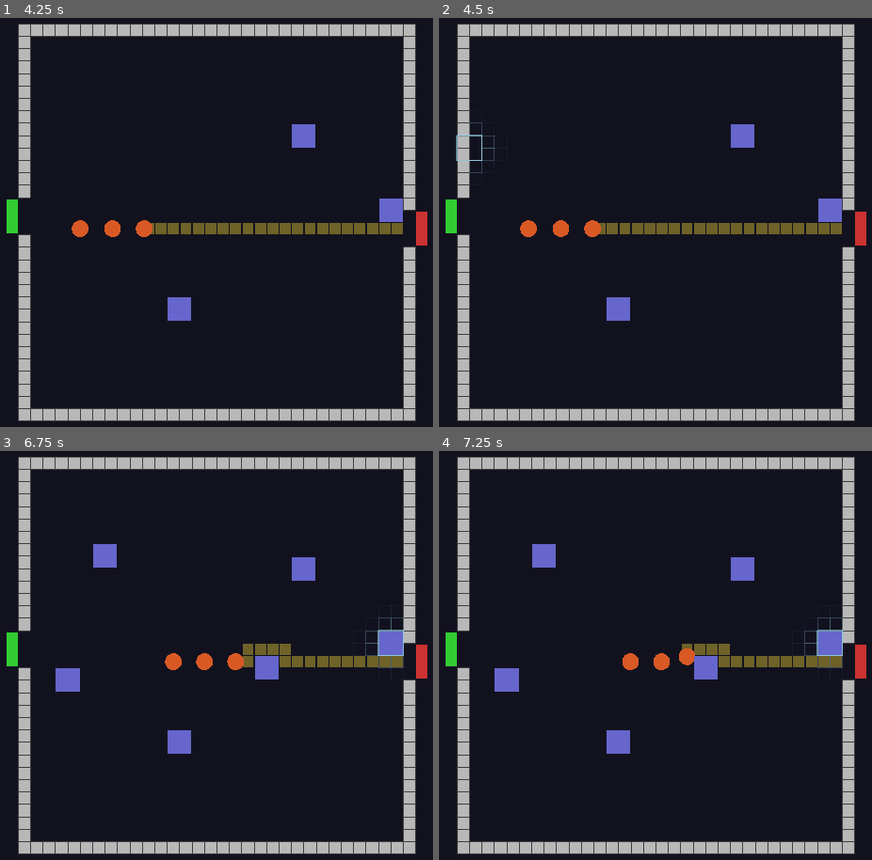
Above: before the commit, frames 1-4 (two rows, left to right).
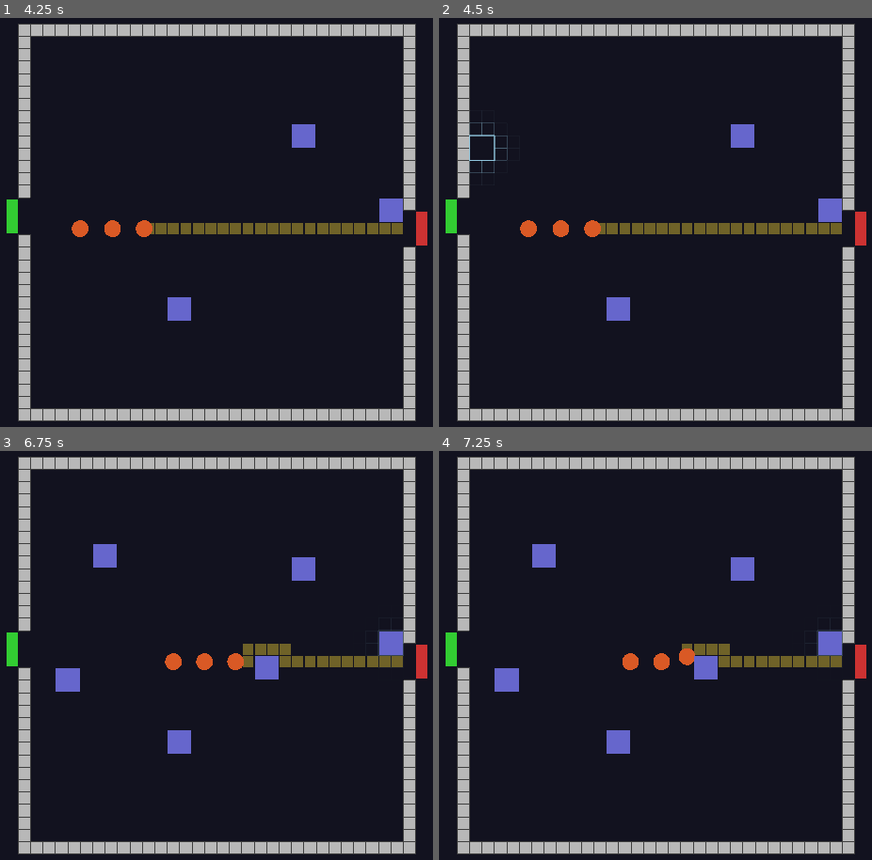
Above: after the commit, the same moments.

Repository: TimGoergen/critter-quitters
Game: Godot game, scene res://Main.tscn
Two runs of this game, one before a commit and one after it. Both use one fixed random seed, a clock stepped at 60 frames per second and the inputs below.
Inputs (mouse positions are in pixels of both pictures, inside the frame that each line leads up to):
- Up to frame 1 (4.25 s): move the mouse to (381, 202) at 0.52 s; click (381, 202) at 0.67 s; tap Enter at 1.25 s; drag from (64, 242) to (177, 308) at 1.27 s; move the mouse to (290, 128) at 2.02 s; click (290, 128) at 2.17 s; tap Space at 2.75 s; drag from (177, 308) to (outside the picture) at 2.77 s; move the mouse to (outside the picture) at 3.52 s; click (outside the picture) at 3.67 s
- Up to frame 2 (4.5 s): drag from (outside the picture) to (542, 116) at 4.27 s
- Up to frame 3 (6.75 s): move the mouse to (255, 655) at 5.02 s; click (255, 655) at 5.17 s; drag from (103, 549) to (64, 675) at 5.77 s; move the mouse to (381, 635) at 6.52 s; click (381, 635) at 6.67 s
- Up to frame 4 (7.25 s): no input

Frame 1 is identical in both runs. In frame 2, 0.2% of the frame differs, in the area x 3-16%, y 25-38%; in frame 3, 0.2%; in frame 4, 0.2%.

Commit message:
change arena placement locations

Diff:
--- a/game/arena/Arena.gd
+++ b/game/arena/Arena.gd
@@ -176,7 +176,7 @@
 					_clear_preview()
 					if _grid.is_in_bounds(cell):
 						_start_multi_placement(cell)
-				elif not _multi_placing and _is_in_approach_zone(cell):
+				elif not _multi_placing and _is_in_arena(cell):
 					_start_placement(cell)
 			else:
 				if _multi_placing:
@@ -207,7 +207,7 @@
 func _finish_placement(cell: Vector2i) -> void:
 	_pressing = false
 	_clear_preview()
-	if _is_in_approach_zone(cell):
+	if _is_in_arena(cell):
 		_try_place_trap(cell)
 
 
@@ -303,7 +303,6 @@
 			return
 
 	if not _can_place_at(cells):
-		print("Placement rejected: would block all paths at ", anchor)
 		return
 
 	for cell in cells:
@@ -334,7 +333,6 @@
 	var ent_x := GameState.entrance_cell.x
 	var ex_x  := GameState.exit_cell.x
 
-	# Collect entrance and exit rows that would still be open after placement.
 	var open_ent: Array[Vector2i] = []
 	for row in _entrance_rows:
 		var c := Vector2i(ent_x, row)
@@ -342,7 +340,7 @@
 			open_ent.append(c)
 
 	if open_ent.is_empty():
-		return false  # would seal the entire entrance gap
+		return false
 
 	var ex_rows := [GameState.exit_cell.y - 1, GameState.exit_cell.y, GameState.exit_cell.y + 1]
 	var open_ex: Array[Vector2i] = []
@@ -352,9 +350,8 @@
 			open_ex.append(c)
 
 	if open_ex.is_empty():
-		return false  # would seal the entire exit gap
-
-	# At least one entrance→exit pair must still be reachable.
+		return false
+
 	for ent in open_ent:
 		for ex in open_ex:
 			if _pathfinder.can_reach(ent, ex, cells):
@@ -562,51 +559,68 @@
 	)
 
 
-## Returns true when a cell is inside the grid or in the left/right wall approach
-## strips (where enemies spawn and despawn). Clicks in these strips snap to the
-## nearest in-bounds anchor via _clamp_to_anchor, enabling placement in the
-## entrance and exit wall gaps from either side.
-func _is_in_approach_zone(cell: Vector2i) -> bool:
-	if cell.y < 0 or cell.y >= Grid.GRID_SIZE:
-		return false
-	if cell.x < _spawn_cell.x or cell.x > _despawn_cell.x:
-		return false
-	return true
+
+
+## Returns true when a cell is within the arena, defined as the 30x30 floor
+## plus the 1-cell-wide wall border surrounding it (x: -1..30, y: -1..30).
+## Cells beyond that boundary are outside the arena entirely.
+func _is_in_arena(cell: Vector2i) -> bool:
+	return cell.x >= -1 and cell.x <= Grid.GRID_SIZE \
+		and cell.y >= -1 and cell.y <= Grid.GRID_SIZE
 
 
 ## Rebuilds the grid glow mesh for the current hover cell.
 ## Each cell's alpha is derived from its Manhattan distance to the nearest
 ## cell in the 2x2 footprint — cells right against the trap are brightest,
 ## fading smoothly outward for up to MAX_GLOW_DIST cells.
+##
+## The reticle always draws at the clamped anchor — the same position that
+## placement will use if the player clicks now — so the visual is always
+## consistent with what will happen.
+##
+## Visibility rules:
+##   Cursor outside the arena border (x/y beyond ±1 of grid edge) → hidden
+##   Footprint contains a TRAP or OBSTACLE                         → 20% opacity
+##   Footprint is clear (EMPTY / ENTRANCE / EXIT only)             → 100% opacity
 func _update_grid_highlight() -> void:
-	if not _is_in_approach_zone(_hover_cell):
+	if not _is_in_arena(_hover_cell):
 		_grid_highlight.mesh = null
 		return
 
+	var anchor := _clamp_to_anchor(_hover_cell)
+
+	var blocked := false
+	for dr in range(2):
+		if blocked:
+			break
+		for dc in range(2):
+			var s := _grid.get_cell(Vector2i(anchor.x + dc, anchor.y + dr))
+			if s == Grid.CellState.TRAP or s == Grid.CellState.OBSTACLE:
+				blocked = true
+				break
+
+	var opacity_scale := 0.2 if blocked else 1.0
 	const MAX_GLOW_DIST: int = 2
 
 	var im := ImmediateMesh.new()
 	var hs := Grid.CELL_SIZE * 0.5
-	var y  := 0.08   # sit above path markers and floor markers
+	var y  := 0.08
 
 	im.surface_begin(Mesh.PRIMITIVE_LINES)
 
-	# Entire glow follows _hover_cell so halo and perimeter move together.
-	# In-bounds check clips the halo at the grid edge; perimeter lines that
-	# extend into the wall are drawn in world space and fade behind geometry.
 	for dr in range(-MAX_GLOW_DIST, 2 + MAX_GLOW_DIST):
 		for dc in range(-MAX_GLOW_DIST, 2 + MAX_GLOW_DIST):
-			var cell := Vector2i(_hover_cell.x + dc, _hover_cell.y + dr)
+			var cell := Vector2i(anchor.x + dc, anchor.y + dr)
 			if not _grid.is_in_bounds(cell):
 				continue
-			var dist  := _dist_to_footprint(cell, _hover_cell)
+			var dist := _dist_to_footprint(cell, anchor)
 			if dist == 0 or dist > MAX_GLOW_DIST:
 				continue
-			var alpha := 0.56 * pow(1.0 - float(dist) / float(MAX_GLOW_DIST + 1), 2.5)
+			var alpha := 0.56 * opacity_scale * pow(1.0 - float(dist) / float(MAX_GLOW_DIST + 1), 2.5)
 			_draw_cell_glow(im, cell, hs, y, alpha)
 
 	if not _pressing:
-		_draw_2x2_perimeter(im, _hover_cell, hs, y, 0.56)
+		_draw_2x2_perimeter(im, anchor, hs, y, 0.56 * opacity_scale)
 
 	im.surface_end()
 	_grid_highlight.mesh = im
